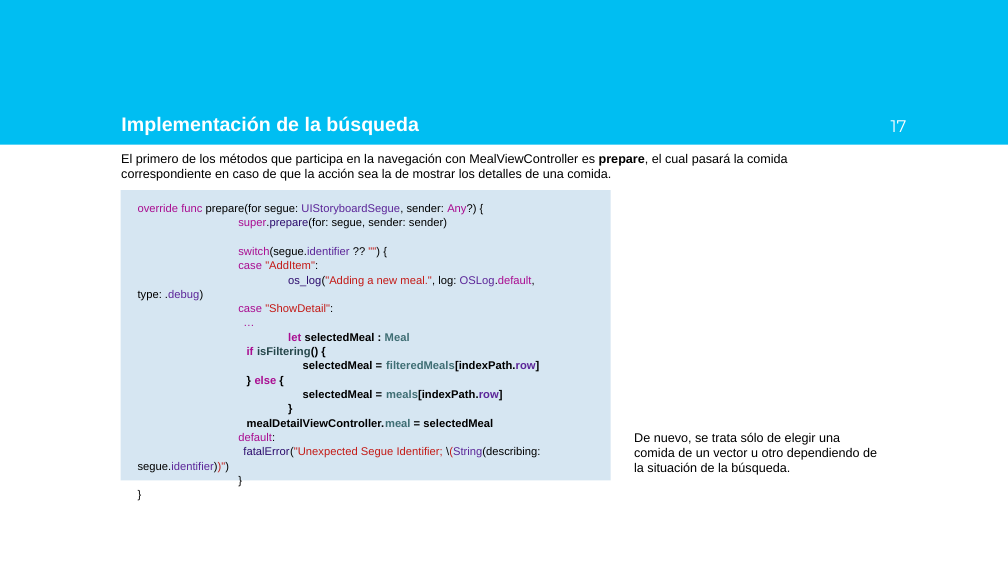
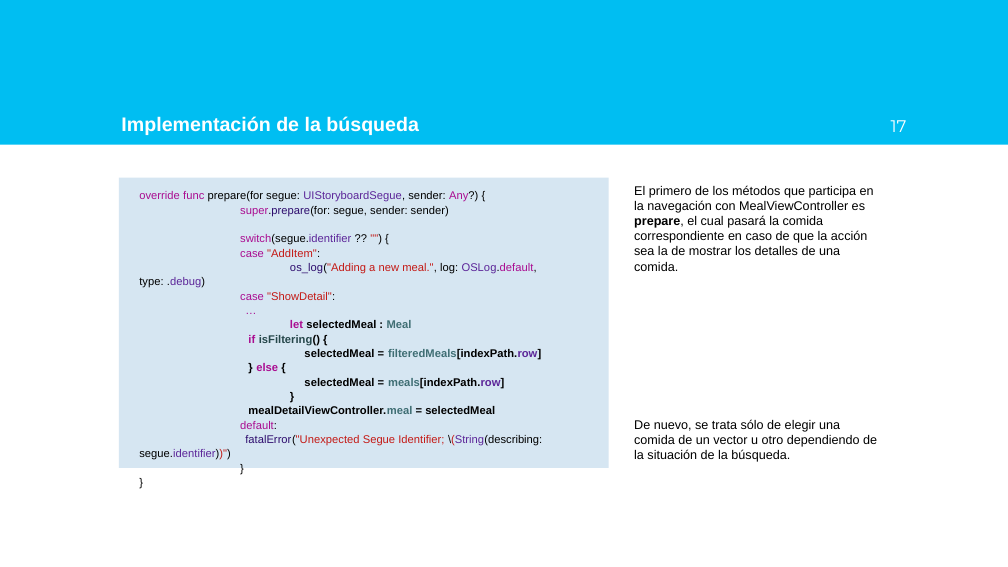
Before and after one commit to AlfonsoLRz/iOS_SearchBar, a slide deck: slide 17 of doc/Presentación.pptx. Drawn at 1008x567 pixels with LibreOffice and Linux fonts; fonts in the diff are those of the drawing; background and template pictures are left out. Boxes give left, top, right and bottom in pixels: in the first picture for what was removed or moved away, otherwise in the second. Text is boxed around its words. In the diff, an @@ line names an element or a change of style, - is before the commit and + after.

```diff
--- a/doc/Presentación.pptx
+++ b/doc/Presentación.pptx
@@ text "override func prepare(for segue: UIStoryboardSegue, ...": place and size @@
-text "override func prepare(for segue: UIStoryboardSegue, ..." at [138, 204, 540, 472]
+text "override func prepare(for segue: UIStoryboardSegue, ..." at [139, 191, 542, 460]
@@ rectangle: place and size @@
-rectangle at [121, 191, 611, 481]
+rectangle at [119, 177, 609, 468]
@@ text "El primero de los métodos ..." rewrapped from [121, 153, 788, 181] to [634, 185, 874, 271] @@
@@ text "De nuevo, se trata sólo ...": place and size @@
-text "De nuevo, se trata sólo ..." at [634, 432, 877, 475]
+text "De nuevo, se trata sólo ..." at [634, 419, 877, 462]
```
Also in this commit, not shown: 2 other slides changed, 1 other file.
